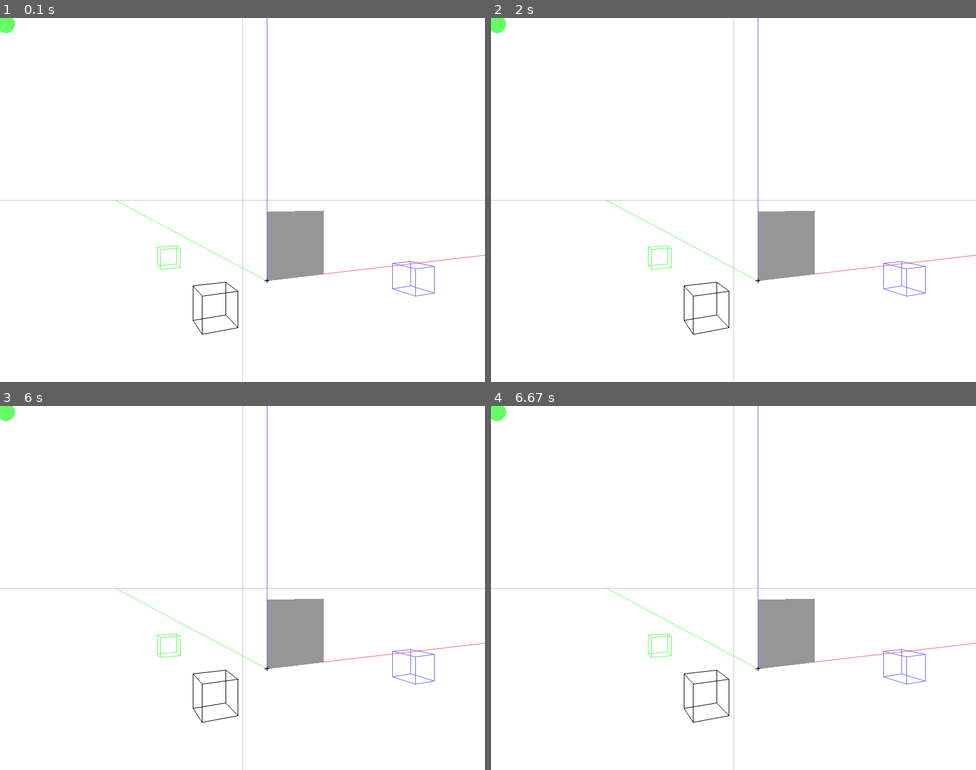
Above: before the commit, frames 1-4 (two rows, left to right).
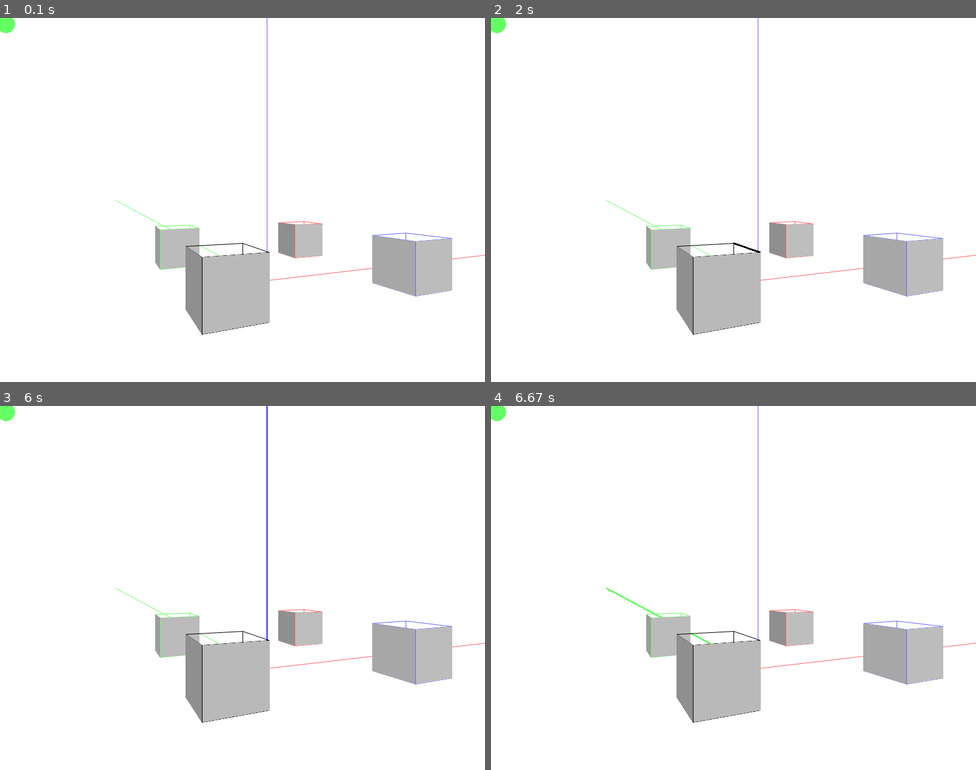
Above: after the commit, the same moments.

Repository: qsorix/draw-3d
Game: pygame game, started from main.py
Same seed, same stepped clock (60 frames per second), same inputs: the game is played once before the commit and once after it.
Inputs (mouse positions are in pixels of both pictures, inside the frame that each line leads up to):
- Up to frame 1 (0.1 s): no input
- Up to frame 2 (2 s): click (733, 200) at 0.38 s; click (733, 243) at 1.72 s
- Up to frame 3 (6 s): click (164, 467) at 2.05 s; click (412, 660) at 2.88 s; click (126, 653) at 3.22 s; click (373, 628) at 3.55 s; click (344, 540) at 3.88 s; click (271, 689) at 4.22 s; click (329, 708) at 4.55 s; click (266, 486) at 5.78 s
- Up to frame 4 (6.67 s): click (602, 456) at 6.12 s; click (728, 653) at 6.48 s

The runs differ from the first frame. In frame 1, 8.9% of the frame differs, in the area x 0-100%, y 0-100%; in frame 2, 8.9%; in frame 3, 9.0%; in frame 4, 8.9%.

Commit message:
Shading on walls

Diff:
--- a/funcs.py
+++ b/funcs.py
@@ -1,4 +1,10 @@
 import math
+
+class Vector:
+    def __init__(self, x, y, z):
+        self.x = x
+        self.y = y
+        self.z = z
 
 def dist(x1,y1, x2,y2, x3,y3): # x3,y3 is the point
     px = x2-x1
@@ -70,8 +76,18 @@
 def dot(a, b):
     return a.x*b.x + a.y*b.y + a.z*b.z
 
+def cross(a, b):
+    return Vector(a.y*b.z - a.z*b.y,
+                  a.z*b.x - a.x*b.z,
+                  a.x*b.y - a.y*b.x)
+
 def length(a):
     return math.sqrt(dot(a,a))
 
+def unit(v):
+    l = length(v)
+    return Vector(v.x/l, v.y/l, v.z/l)
+
+
 def cos_angle(a, b):
     return dot(a, b) / (length(a)*length(b))
--- a/main.py
+++ b/main.py
@@ -3,6 +3,7 @@
 import pygame
 import math
 import funcs
+from funcs import Vector
 from pygamehelper import PygameHelper
 
 black = (0, 0, 0)
@@ -12,12 +13,6 @@
 green = (100, 255, 100)
 purple = (255, 100, 255)
 
-class Vector:
-    def __init__(self, x, y, z):
-        self.x = x
-        self.y = y
-        self.z = z
-
 class S:
     def __init__(self, start, end, color = black):
         self.a = start
@@ -34,6 +29,12 @@
 class Wall:
     def __init__(self, vertices):
         self.vertices = vertices
+
+    def normal(self):
+        return funcs.cross(vector_from_to(self.vertices[0],
+                                          self.vertices[1]),
+                           vector_from_to(self.vertices[1],
+                                          self.vertices[2]))
 
 def vector_from_to(a, b):
     return Vector(b.x-a.x, b.y-a.y, b.z-a.z)
@@ -260,8 +261,7 @@
                     s.active = True
                     break
 
-def put_cube(s, x, y, z, c):
-    w = 10
+def put_cube(s, walls, x, y, z, w, c):
     s.append(S(P(x, y, z), P(x+w, y, z), c))
     s.append(S(P(x, y, z), P(x, y+w, z), c))
     s.append(S(P(x, y+w, z), P(x+w, y+w, z), c))
@@ -276,6 +276,21 @@
     s.append(S(P(x, y, z+w), P(x, y+w, z+w), c))
     s.append(S(P(x, y+w, z+w), P(x+w, y+w, z+w), c))
     s.append(S(P(x+w, y, z+w), P(x+w, y+w, z+w), c))
+
+    walls.append(Wall([P(x, y, z),
+                       P(x, y+w, z),
+                       P(x+w, y+w, z),
+                       P(x+w, y, z)]))
+
+    walls.append(Wall([P(x, y, z),
+                       P(x, y+w, z),
+                       P(x, y+w, z+w),
+                       P(x, y, z+w)]))
+
+    walls.append(Wall([P(x, y, z),
+                       P(x+w, y, z),
+                       P(x+w, y, z+w),
+                       P(x, y, z+w)]))
 
 class Starter(PygameHelper):
     def __init__(self):
@@ -295,15 +310,11 @@
         self.drawn_segments = []
 
         self.walls = []
-        self.walls.append(Wall([P(0, 0, 0),
-                                P(0, 30, 0),
-                                P(30, 30, 0),
-                                P(30, 0, 0)]))
-
-        put_cube(self.segments, 40, 0, 40, red)
-        put_cube(self.segments, -40, 0, 40, green)
-        put_cube(self.segments, 40,  0, -40, blue)
-        put_cube(self.segments, -40,  0, -40, black)
+
+        put_cube(self.segments, self.walls, 40, 0, 40, 20, red)
+        put_cube(self.segments, self.walls, -40, 0, 40, 20, green)
+        put_cube(self.segments, self.walls, 40,  0, -40, 20, blue)
+        put_cube(self.segments, self.walls, -40,  0, -40, 20, black)
 
         for a in range(0,10,10):
             for b in range(0,10,10):
@@ -385,7 +396,9 @@
         if a and b:
             ax, ay = self._to_zero(a)
             bx, by = self._to_zero(b)
-            return S(P(ax, ay, a.z), P(bx, by, b.z), color=s.color)
+            res = S(P(ax, ay, a.z), P(bx, by, b.z), color=s.color)
+            res.active = s.active
+            return res
 
     def _draw_segment(self, s):
         if not s:
@@ -409,22 +422,33 @@
         points = []
         for v in w.vertices:
             p = self._project(v)
-            if not v:
+            if not p:
                 return
             px, py = self._to_zero(p)
             points.append(P(px, py, p.z))
         return Wall(points)
 
+    def _pick_wall_color(self, w):
+        light = funcs.unit(Vector(1, 1, -1))
+        n = funcs.unit(w.normal())
+        brightness = abs(funcs.dot(light, n))
+
+        c = 130 + 90*brightness
+
+        return (c, c, c)
+
     def _draw_wall(self, w):
         if not w:
             return
 
+        color = self._pick_wall_color(w)
+
         points = []
         for v in w.vertices:
             points.append((v.x, v.y))
 
         pygame.draw.polygon(self.screen,
-                            gray,
+                            color,
                             points)
 
     def _to_zero(self, p):
@@ -512,7 +536,7 @@
 
     def draw(self):
         self.screen.fill((255,255,255))
-        self._draw_zero()
+        #self._draw_zero()
         self._draw_cam_pos()
         self._draw_cam_face()
 
